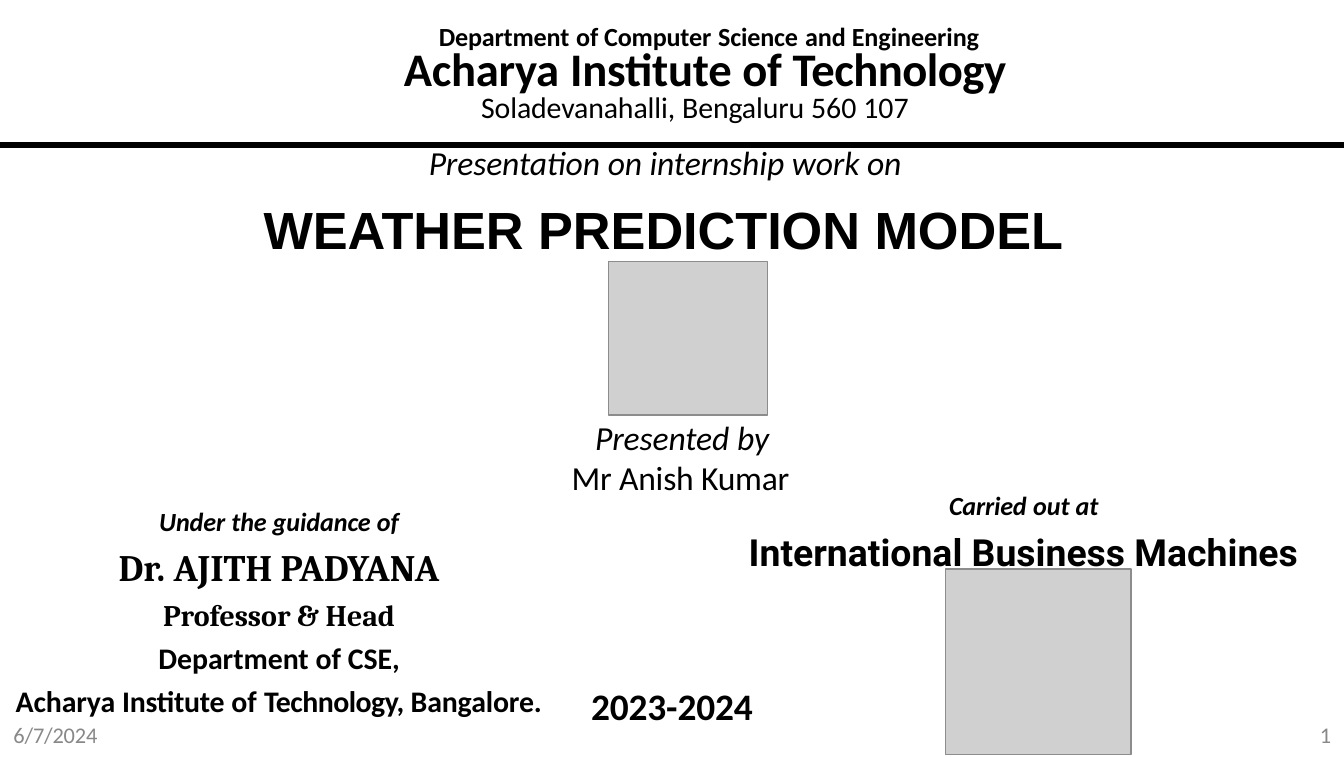
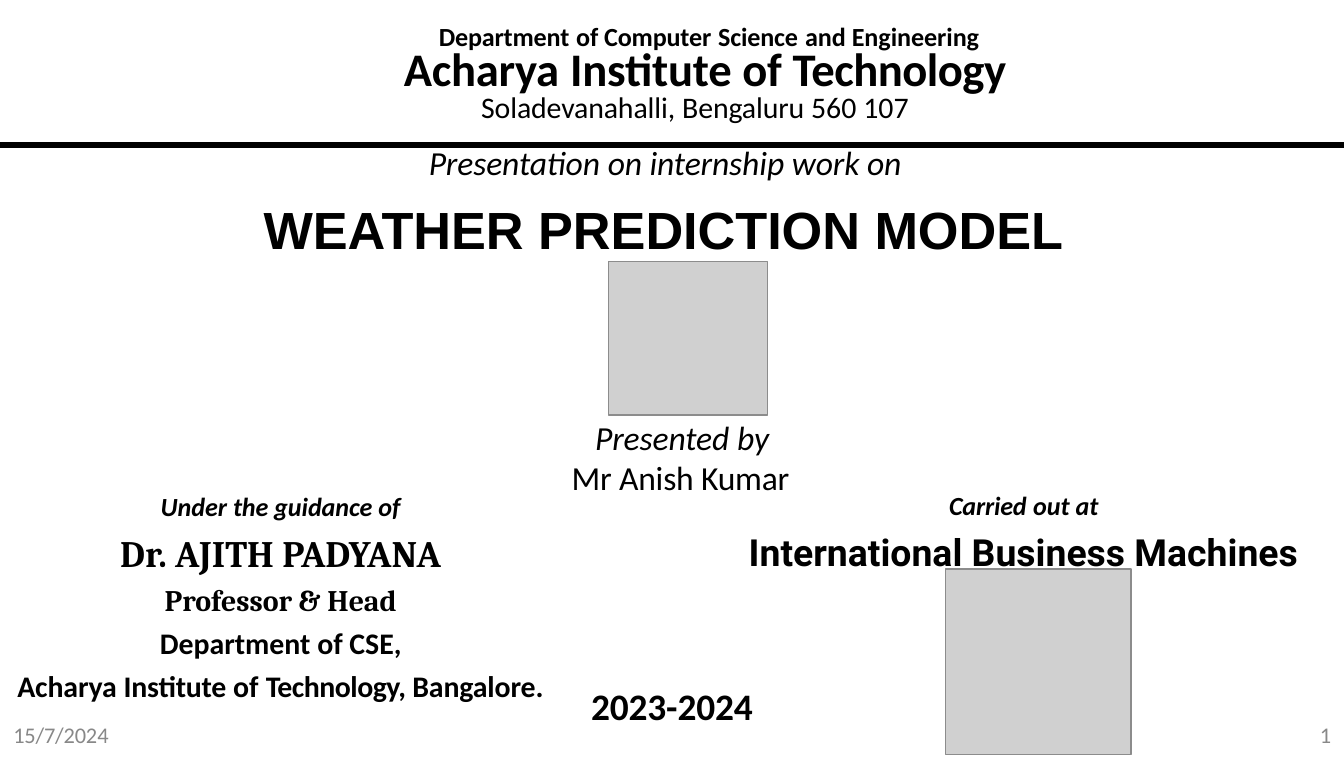
Before and after one commit to Anish202020/6th-Semester, a slide deck: slide 1 of Report and PPT/Internship/Ppt/Anish Kumar 1AY21CS028 Internship 6thsem-21scheme.pptx. Drawn at 1344x757 pixels with LibreOffice and Linux fonts; fonts in the diff are those of the drawing; grey boxes stand for pictures. Boxes give left, top, right and bottom in pixels: in the first picture for what was removed or moved away, otherwise in the second. Text is boxed around its words. In the diff, an @@ line names an element or a change of style, - is before the commit and + after.

```diff
--- a/Report and PPT/Internship/Ppt/Anish Kumar 1AY21CS028 Internship 6thsem-21scheme.pptx
+++ b/Report and PPT/Internship/Ppt/Anish Kumar 1AY21CS028 Internship 6thsem-21scheme.pptx
@@ text "Under the guidance of": place and size @@
-text "Under the guidance of" at bbox=[16, 512, 542, 717]
+text "Under the guidance of" at bbox=[17, 497, 543, 702]
@@ text at bbox=[13, 727, 108, 744]: text changed @@
-6/7/2024
+15/7/2024
```
Also in this commit, not shown: 8 other slides changed, 2 slides added, 1 slide removed, 15 other files.
